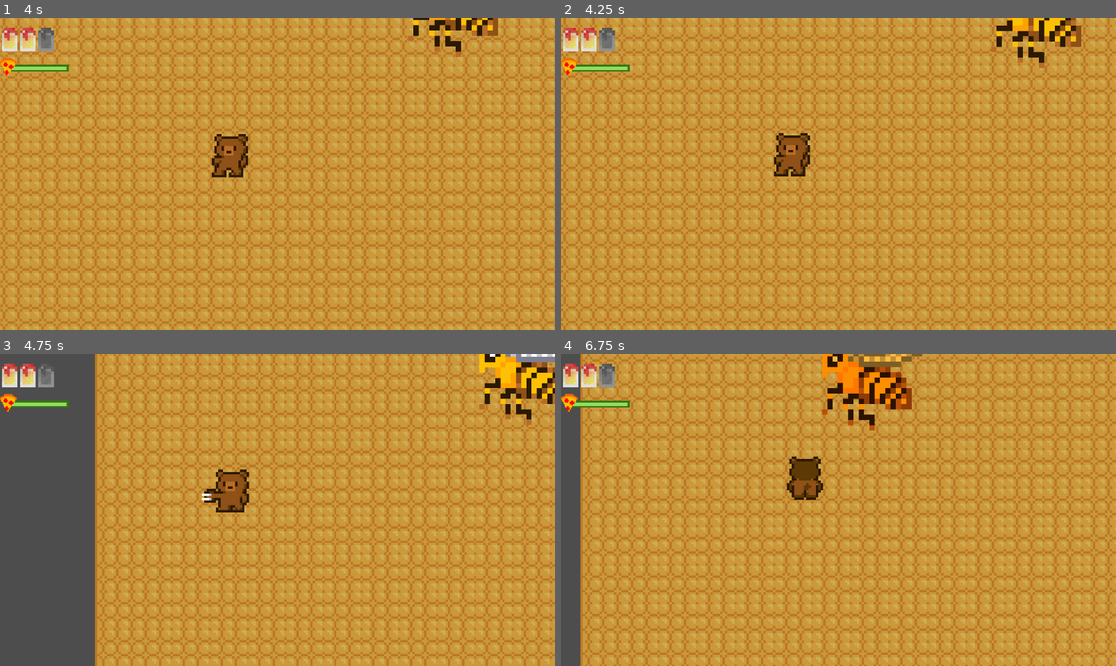
Above: before the commit, frames 1-4 (two rows, left to right).
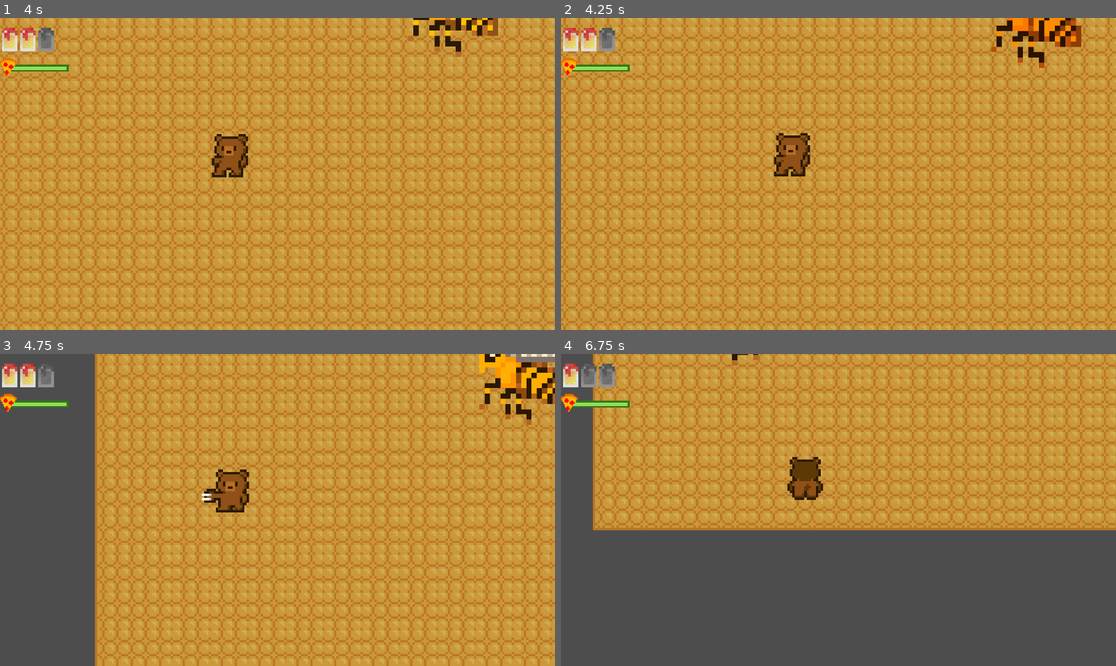
Above: after the commit, the same moments.

Repository: tom-legros/Beesounours-Gamejam4-2026
Game: Godot game, scene res://main.tscn
Two runs of this game, one before a commit and one after it. Both use one fixed random seed, a clock stepped at 60 frames per second and the inputs below.
Inputs:
- Up to frame 1 (4 s): hold Right (ui_right) 0.53-1.28 s; hold E 0.53-1.28 s; tap Space at 0.77, 1.52, 3.02, 3.77 s; hold Down (ui_down) 1.28-2.03 s; tap Shift at 1.35, 2.85 s; hold Right (ui_right) 2.03-2.78 s; hold E 2.03-2.78 s; hold Up (ui_up) 2.78-3.53 s; hold Left (ui_left) from 3.53 s (still down); hold E from 3.53 s (still down)
- Up to frame 2 (4.25 s): keep holding Left (ui_left); keep holding E
- Up to frame 3 (4.75 s): keep holding Left (ui_left); release E at 4.28 s; tap Shift at 4.35 s; tap Space at 4.52 s
- Up to frame 4 (6.75 s): release Left (ui_left) at 5.03 s; hold Down (ui_down) 5.03-5.78 s; hold E 5.03-5.78 s; hold Right (ui_right) 5.78-6.53 s; tap Shift at 5.85 s; tap Space at 6.02 s; hold Up (ui_up) from 6.53 s (still down); hold E from 6.53 s (still down)

Frame 1 is identical in both runs. In frame 2, 0.6% of the frame differs, in the area x 77-93%, y 0-17%; in frame 3, 0.2%; in frame 4, 67%, in the area x 3-100%, y 0-100%.

Commit message:
changement de la direction dash reine abeille

Diff:
--- a/game/abeille_boss.gd
+++ b/game/abeille_boss.gd
@@ -1,6 +1,6 @@
 extends CharacterBody2D
 
-var pv : int = 7
+var pv : int = 15
 var vitesse_normale = 40
 var vitesse_charge = 400
 var acc_charge = 800
@@ -33,9 +33,9 @@
 
 func boucle_attaque():
 	while pv > 0:
-		var temps_attente = 6.5
+		var temps_attente = 4
 		if pv <= 3:
-			temps_attente = 4.0
+			temps_attente = 2
 
 		await get_tree().create_timer(temps_attente).timeout
 		if pv <= 0: break
@@ -48,7 +48,7 @@
 		en_train_de_charger = true
 
 		if joueur_cible:
-			var direction_dash = global_position.direction_to(joueur_cible.global_position)
+			var direction_dash = global_position.direction_to(joueur_cible.global_position)*0.1
 			velocity = direction_dash * vitesse_charge
 
 		await get_tree().create_timer(0.5).timeout
--- /dev/null
+++ b/game/main_menu.tscn
@@ -0,0 +1,9 @@
+[gd_scene format=3 uid="uid://dhfr8xl27efy6"]
+
+[node name="Control" type="Control"]
+layout_mode = 3
+anchors_preset = 15
+anchor_right = 1.0
+anchor_bottom = 1.0
+grow_horizontal = 2
+grow_vertical = 2
